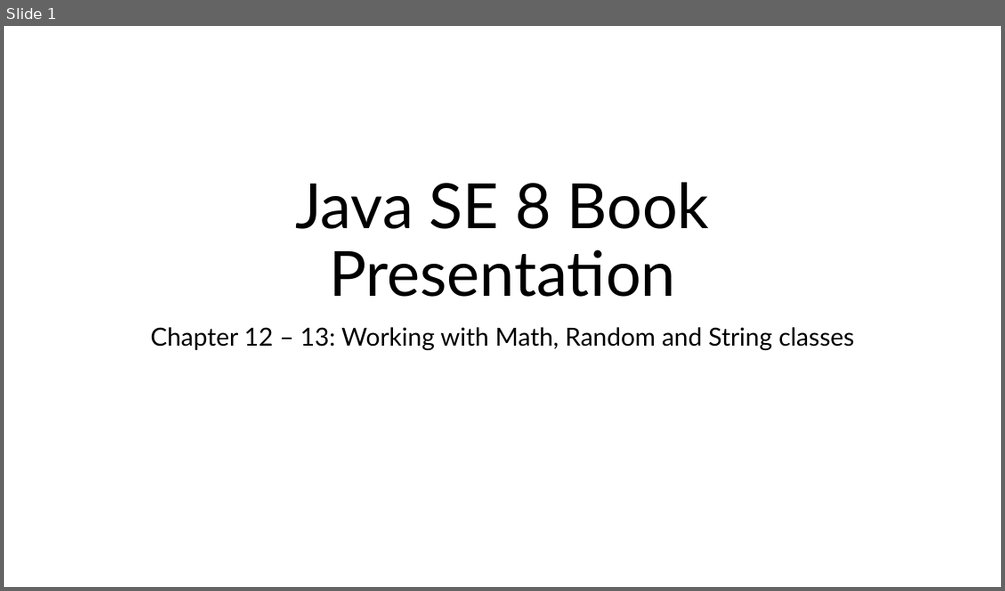
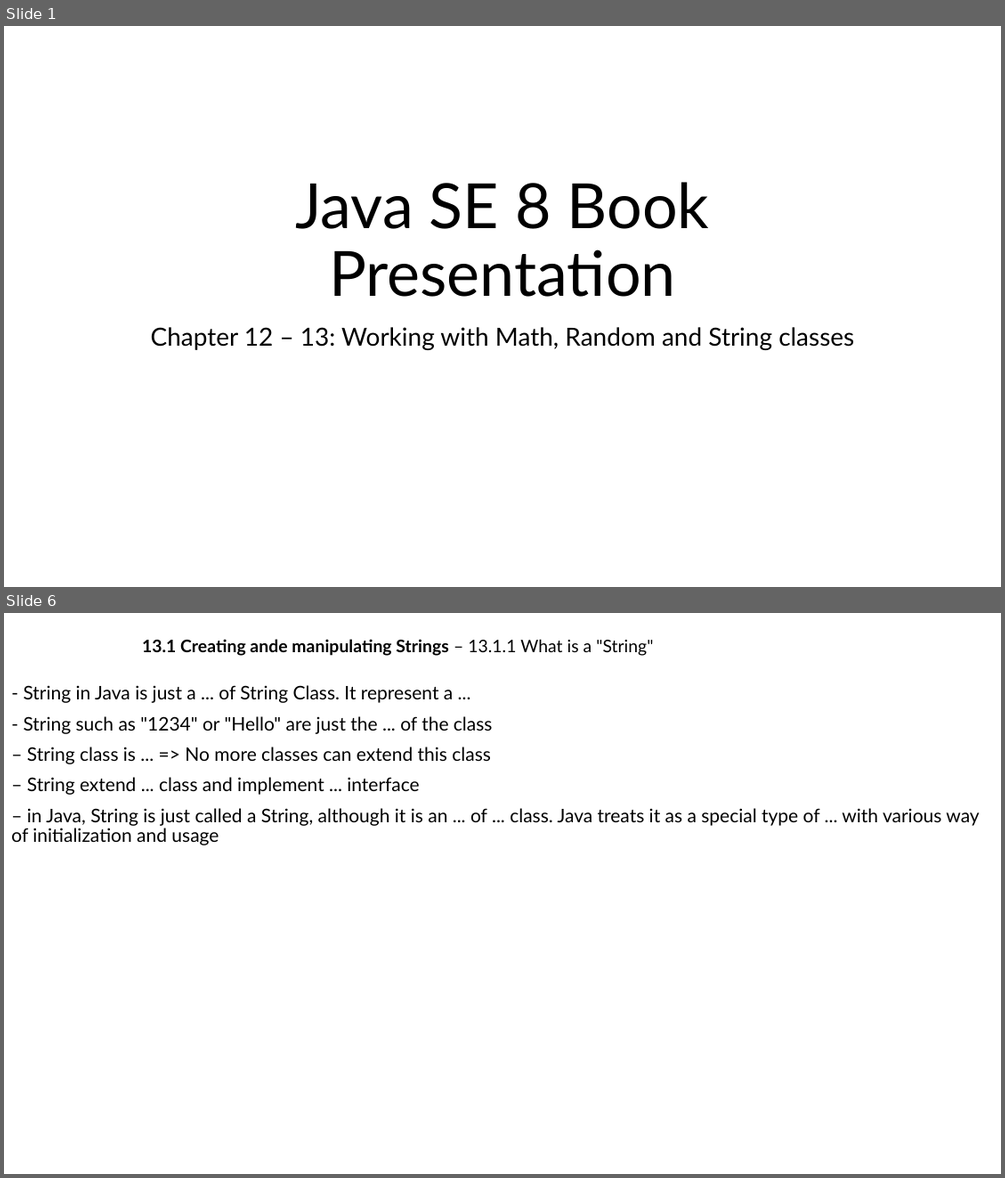
Before and after one commit to MaiDinhVinh/CS-Java, a slide deck: Java SE 8 Teaching Material/Chapter 12 + 13 - Working with Math, Random and String classes/Chapter 12 + 13 - Working with Math, Random and String classes.pptx. Shown one above the other, each under a label of ours: slide 1 before the commit, slides 1 and 6 after it; the slides between them are not shown. The pictures are 1005x591 and 1005x1178 pixels, drawn with LibreOffice and Linux fonts; fonts in the diff are those of the drawing. Boxes give left, top, right and bottom in pixels: in the first picture for what was removed or moved away, otherwise in the second. Text is boxed around its words. In the diff, an @@ line names an element or a change of style, - is before the commit and + after.

```diff
--- a/Java SE 8 Teaching Material/Chapter 12 + 13 - Working with Math, Random and String classes/Chapter 12 + 13 - Working with Math, Random and String classes.pptx
+++ b/Java SE 8 Teaching Material/Chapter 12 + 13 - Working with Math, Random and String classes/Chapter 12 + 13 - Working with Math, Random and String classes.pptx
@@ slide 6 added at <box>4,613,1001,1174</box>, background #FFFFFF @@
@@ subtitle added at <box>142,639,653,656</box>, 16.6 pt, text #000000, bold @@
+13.1 Creating ande manipulating Strings – 13.1.1 What is a "String"
@@ text added at <box>11,685,979,845</box>, 18 pt, text #000000 @@
+- String in Java is just a ... of String Class. It represent a ...
+- String such as "1234" or "Hello" are just the ... of the class
+– String class is ... => No more classes can extend this class
+– String extend ... class and implement ... interface
+– in Java, String is just called a String, although it is an ... of ... class. Java treats it as a special type of ... with various way of initialization and usage
```
Also in this commit, not shown: 1 slide changed, 13 other slides added.
